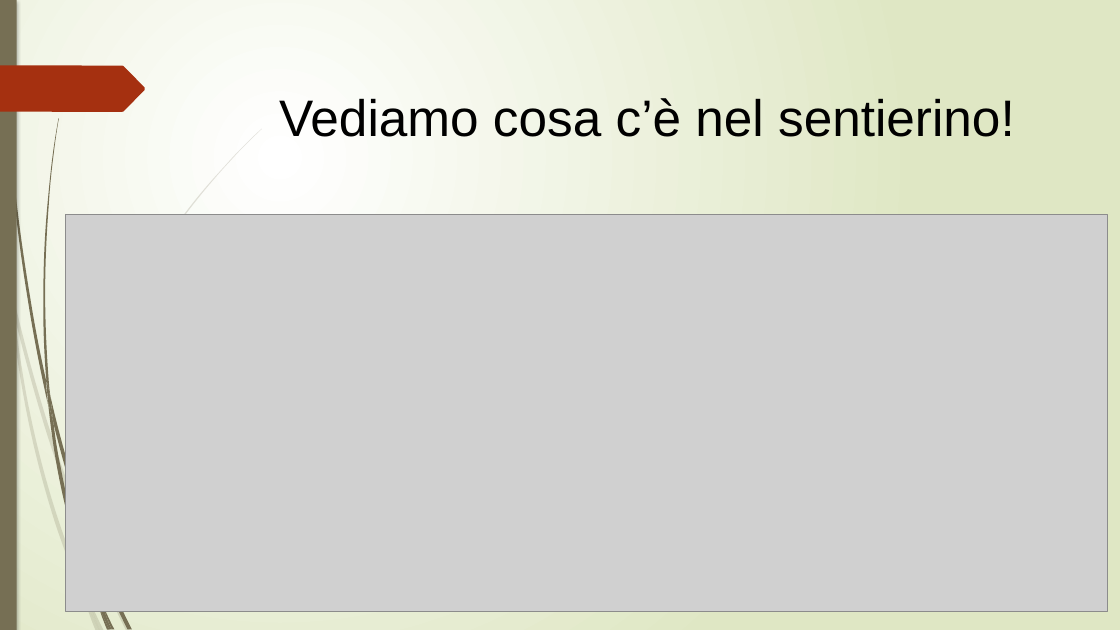
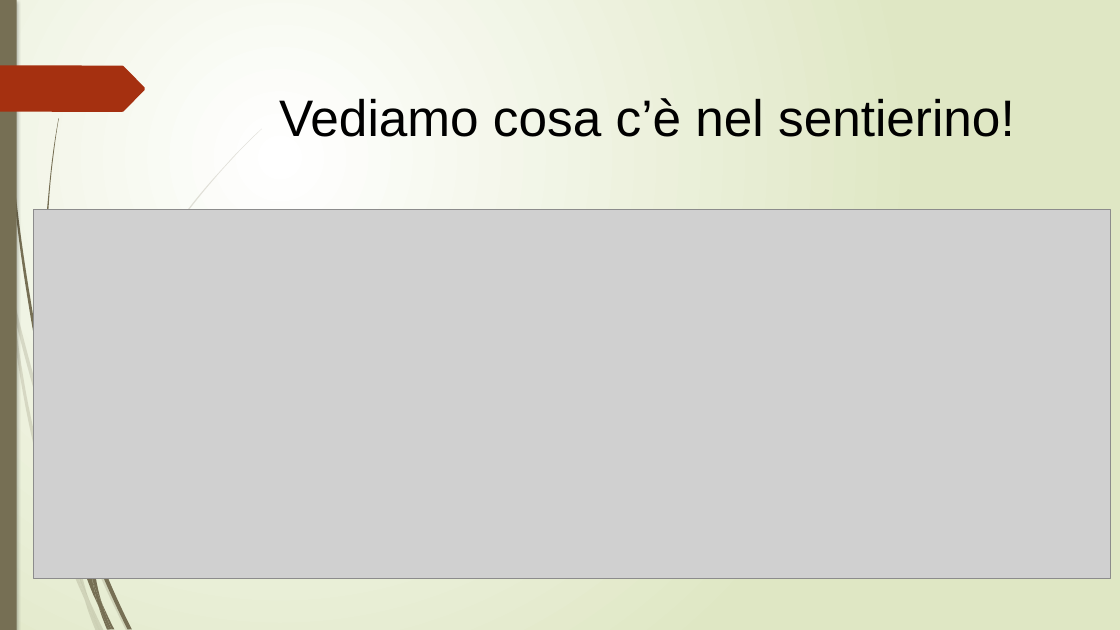
Before and after one commit to paolopoli1980/TextGames, a slide deck: slide 17 of Programmare i textgames.odp. Drawn at 1120x630 pixels with LibreOffice and Linux fonts; fonts in the diff are those of the drawing; grey boxes stand for pictures. Boxes give left, top, right and bottom in pixels: in the first picture for what was removed or moved away, otherwise in the second. Text is boxed around its words. In the diff, an @@ line names an element or a change of style, - is before the commit and + after.

```diff
--- a/Programmare i textgames.odp
+++ b/Programmare i textgames.odp
@@ picture: place and size @@
-picture at <box>65,215,1107,612</box>
+picture at <box>33,209,1111,579</box>
@@ freeform shape removed at <box>46,377,54,424</box> @@
@@ freeform shape removed at <box>50,397,89,542</box> @@
@@ freeform shape added at <box>71,503,88,597</box>, fill #766F54 at 20% opacity @@
@@ freeform shape added at <box>89,542,102,604</box>, fill #766F54 @@
```
Also in this commit, not shown: 1 other file.
